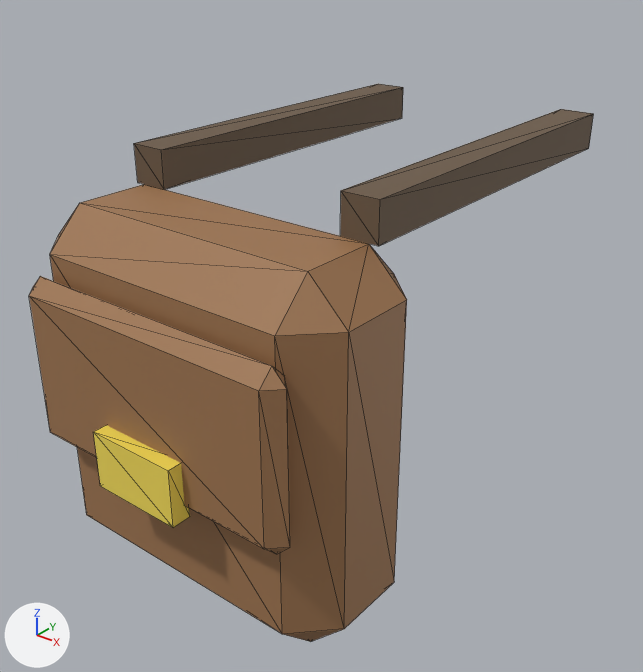
The glTF model assets/models/character/cosmetics/back_ranets.glb: old version first, new version second.
Rendered twice from a camera (50 mm lens) standing at (0.549, -0.814, 1.265) and looking at (-0.004, -0.124, 0.837). Every picture has the same lights, and +X, +Y and +Z are marked at lower left. The picture after the commit comes second. Mesh edges are drawn as thin lines. Vertices at exactly the same position are counted once.

The first picture shows 'Torso'.
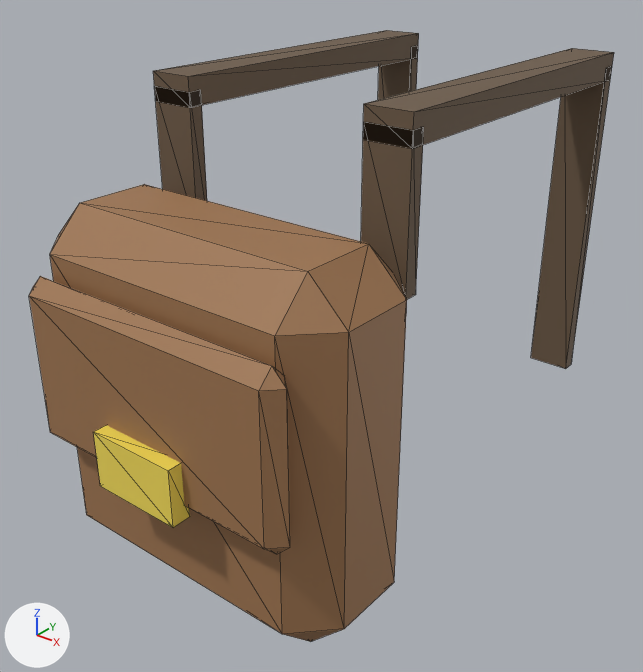
Boxes (x1, y1, x2, y2) around the edits, measured in the pictures (643 x 672 px; the box of a moved part takes in the faces that stretch with it):
'Torso', reshaped (10% taller)
    before: (29, 84, 593, 642)
    after: (29, 30, 614, 642)
part 1 of me_torso, added (brown)
    after: (154, 86, 207, 201)
part 2 of me_torso, added (brown)
    after: (153, 30, 419, 108)
part 3 of me_torso, added (brown)
    after: (531, 66, 612, 369)
part 4 of me_torso, added (brown)
    after: (361, 122, 424, 299)
part 5 of me_torso, added (brown)
    after: (363, 48, 614, 149)
part 6 of me_torso, deleted (brown)
    before: (340, 109, 593, 246)
part 7 of me_torso, moved or reshaped
    before: (134, 84, 403, 190)
    after: (378, 46, 418, 100)

Diff of the bpy script that builds the scene:
```diff
--- a/assets/models/character/cosmetics/back_ranets.glb.py
+++ b/assets/models/character/cosmetics/back_ranets.glb.py
@@ me_torso @@
 # used by ob_torso; location = (0.0, 0.0, 0.55)
-me_torso.from_pydata(...)  # 64 vertices, 108 faces; spans x -0.18..0.18, y -0.4..0.18, z 0.08..0.5
+me_torso.from_pydata(...)  # 96 vertices, 156 faces; spans x -0.18..0.18, y -0.4..0.203, z 0.08..0.565
+# me_torso part 1: a new loose piece, a box spanning x -0.155..-0.105, y -0.203..-0.187, z 0.4..0.55, in mat_strap (brown #6c5945)
+# me_torso part 2: a new loose piece, a box spanning x -0.155..-0.105, y -0.203..0.203, z 0.535..0.565, in mat_strap (brown #6c5945)
+# me_torso part 3: a new loose piece, a box spanning x 0.105..0.155, y 0.187..0.203, z 0.17..0.55, in mat_strap (brown #6c5945)
+# me_torso part 4: a new loose piece, a box spanning x 0.105..0.155, y -0.203..-0.187, z 0.4..0.55, in mat_strap (brown #6c5945)
+# me_torso part 5: a new loose piece, a box spanning x 0.105..0.155, y -0.203..0.203, z 0.535..0.565, in mat_strap (brown #6c5945)
+# me_torso part 6: the loose piece of 8 vertices spanning x 0.11..0.15, y -0.24..0.18, z 0.46..0.5 is deleted
+# me_torso part 7
+# 6 vertices are removed from x -0.15..-0.11, y -0.24..0.18, z 0.46..0.5
+# 12 faces are deleted
+# 2 vertices move from x -0.15..-0.11, y 0.18, z 0.5 to x -0.155..-0.105, y 0.203, z 0.55
+# 6 vertices are added at (-0.155, 0.187, 0.17), (-0.155, 0.187, 0.55), (-0.155, 0.203, 0.17), (-0.105, 0.187, 0.17), (-0.105, 0.187, 0.55), (-0.105, 0.203, 0.17)
+# 12 new faces join them, mat_strap (brown #6c5945)
 me_torso.materials.append(mat_ranetsbrown)
```
